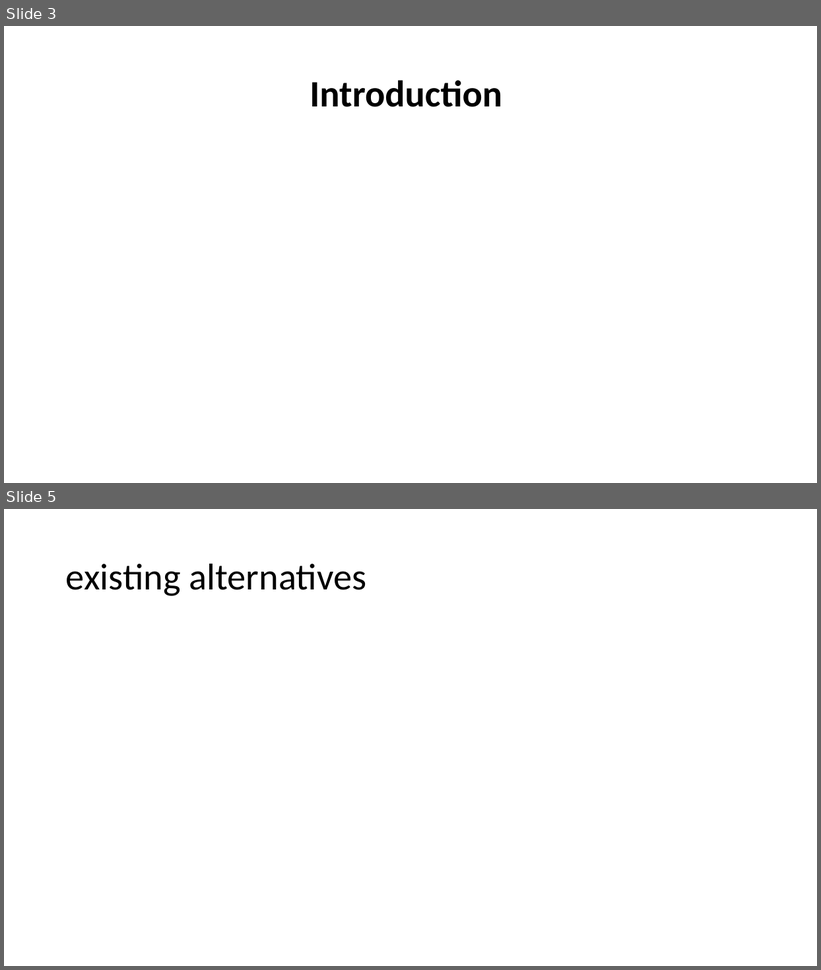
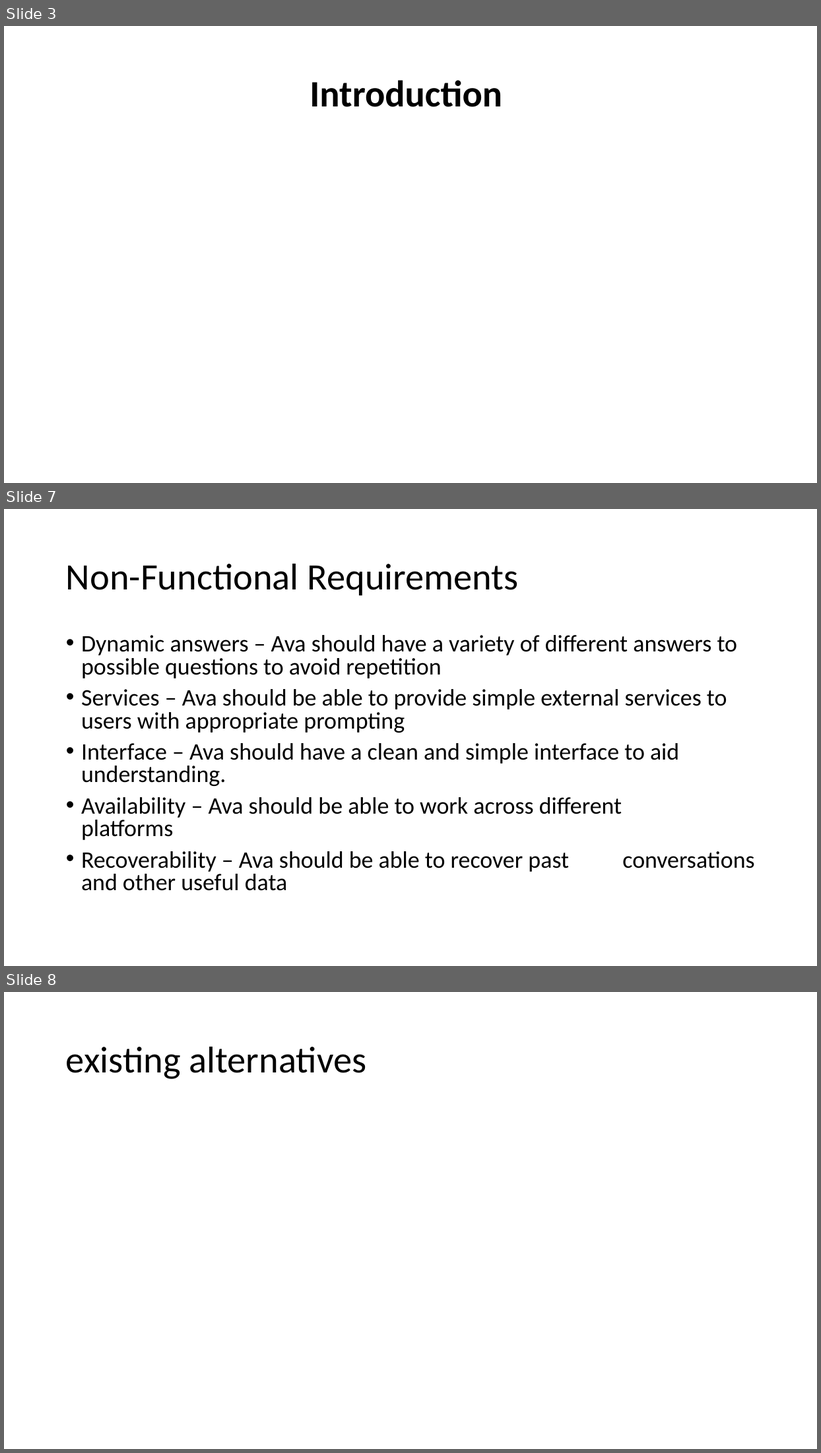
Before and after one commit to ayo-dami/Artificial-Virtual-Assistant, a slide deck: ava-presentation.pptx. Shown one above the other, each under a label of ours: slides 3 and 5 before the commit, slides 3, 7 and 8 after it; the slides between them are not shown. The pictures are 821x970 and 821x1453 pixels, drawn with LibreOffice and Linux fonts; fonts in the diff are those of the drawing; background and template pictures are left out. Boxes give left, top, right and bottom in pixels: in the first picture for what was removed or moved away, otherwise in the second. Text is boxed around its words. In the diff, an @@ line names an element or a change of style, - is before the commit and + after.

```diff
--- a/ava-presentation.pptx
+++ b/ava-presentation.pptx
@@ slide 7 added at (4, 509, 817, 966), background picture (left out) @@
@@ title added at (66, 563, 519, 595), 44 pt, text #000000 @@
+Non-Functional Requirements
@@ text added at (81, 635, 754, 891), 28 pt, text #000000 @@
+• Dynamic answers – Ava should have a variety of different answers to possible questions to avoid repetition
+• Services – Ava should be able to provide simple external services to users with appropriate prompting
+• Interface – Ava should have a clean and simple interface to aid understanding.
+• Availability – Ava should be able to work across different platforms
+• Recoverability – Ava should be able to recover past conversations and other useful data
@@ what was slide 5 is now slide 8 @@
```
Also in this commit, not shown: 1 slide changed, 2 other slides added.
